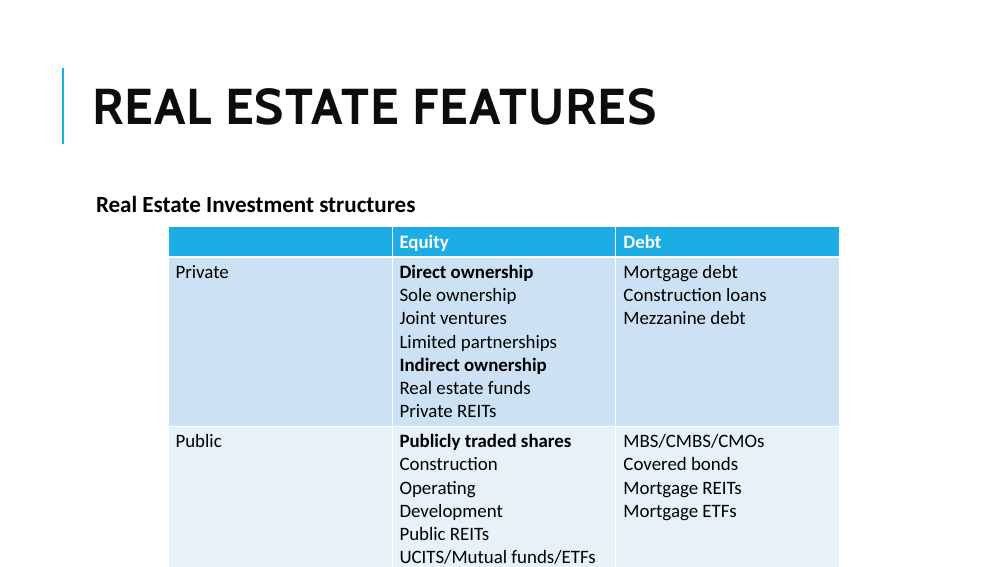
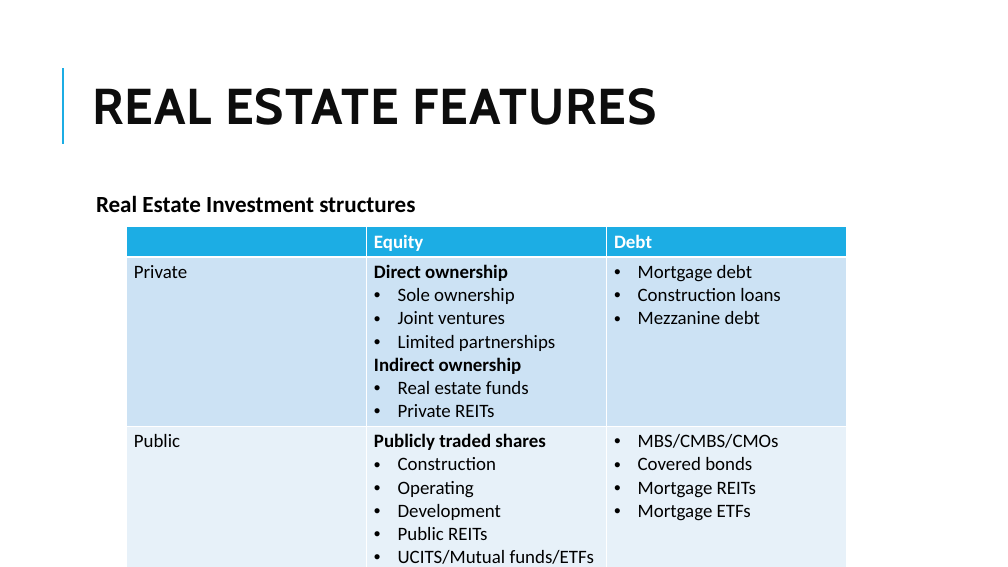
Before and after one commit to Isco0530/data, a slide deck: slide 62 of 2024Alternative.pptx. Drawn at 1008x567 pixels with LibreOffice and Linux fonts; fonts in the diff are those of the drawing. Boxes give left, top, right and bottom in pixels: in the first picture for what was removed or moved away, otherwise in the second. Text is boxed around its words. In the diff, an @@ line names an element or a change of style, - is before the commit and + after.

```diff
--- a/2024Alternative.pptx
+++ b/2024Alternative.pptx
@@ table at (126,226,848,567) @@
@@ bullet none to • @@
@@ table: place and size @@
-table at (168,226,839,567)
+table at (126,226,848,567)
```
Also in this commit, not shown: 2 other slides changed, 3 slides added.
